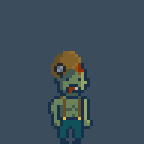
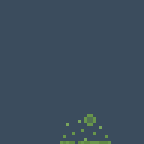
The second 144 × 144 image is a revision of the first. Changes to its layers:
renamed "62 копия" to "15", showed it, painted on it over [60, 114, 111, 144]
hid "1" over [48, 51, 93, 144]
